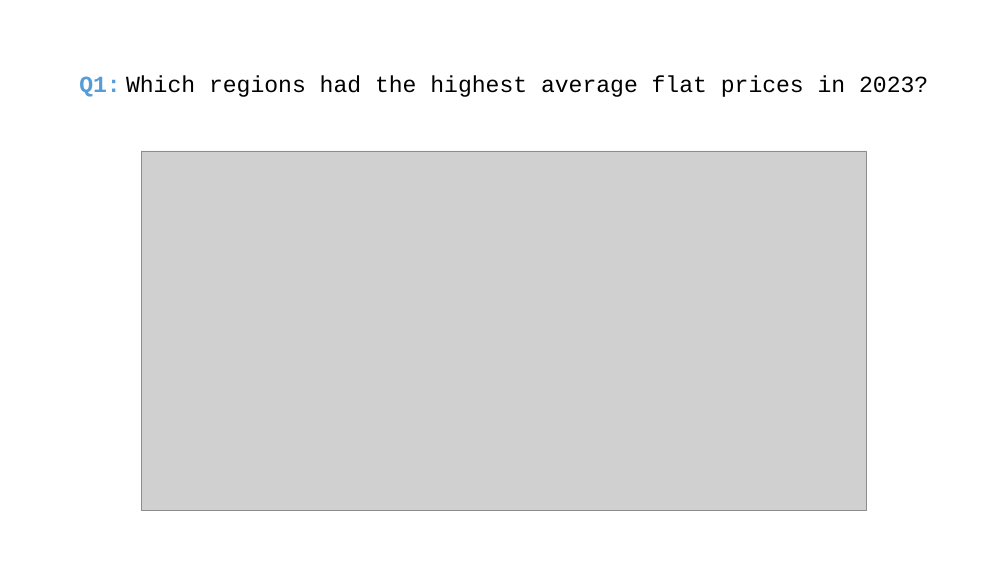
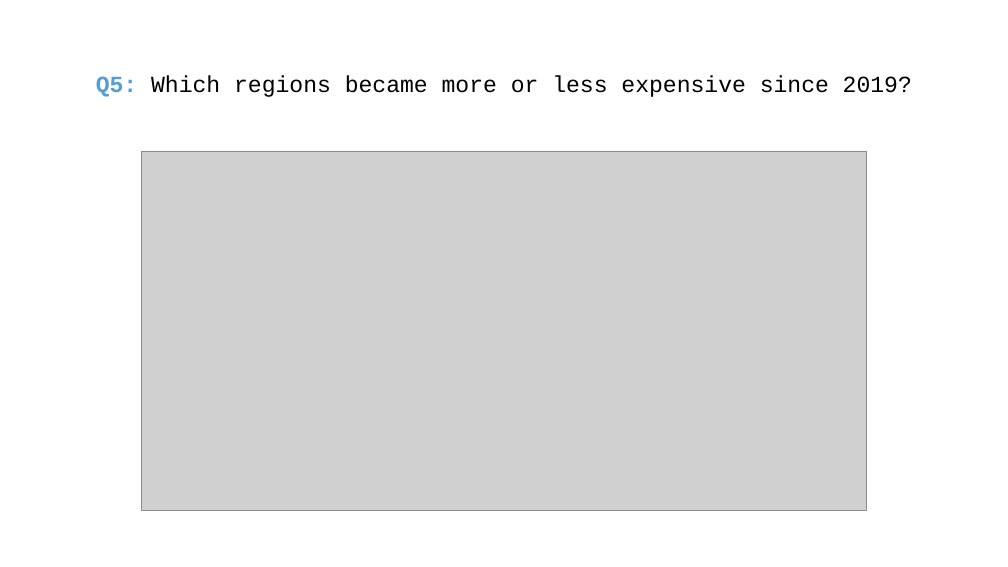
Before and after one commit to MiraZzle/cz-real-estate-analysis, a slide deck: slide 8 of Czech Real Estate Analysis - presentation.pptx. Drawn at 1008x567 pixels with LibreOffice and Linux fonts; fonts in the diff are those of the drawing; grey boxes stand for pictures. Boxes give left, top, right and bottom in pixels: in the first picture for what was removed or moved away, otherwise in the second. Text is boxed around its words. In the diff, an @@ line names an element or a change of style, - is before the commit and + after.

```diff
--- a/Czech Real Estate Analysis - presentation.pptx
+++ b/Czech Real Estate Analysis - presentation.pptx
@@ title at [96,75,912,97]: text changed @@
-Q1: Which regions had the highest average flat prices in 2023?
+Q5: Which regions became more or less expensive since 2019?
```
Also in this commit, not shown: 7 other slides changed, 4 slides added, 5 slides removed, 11 other files.
